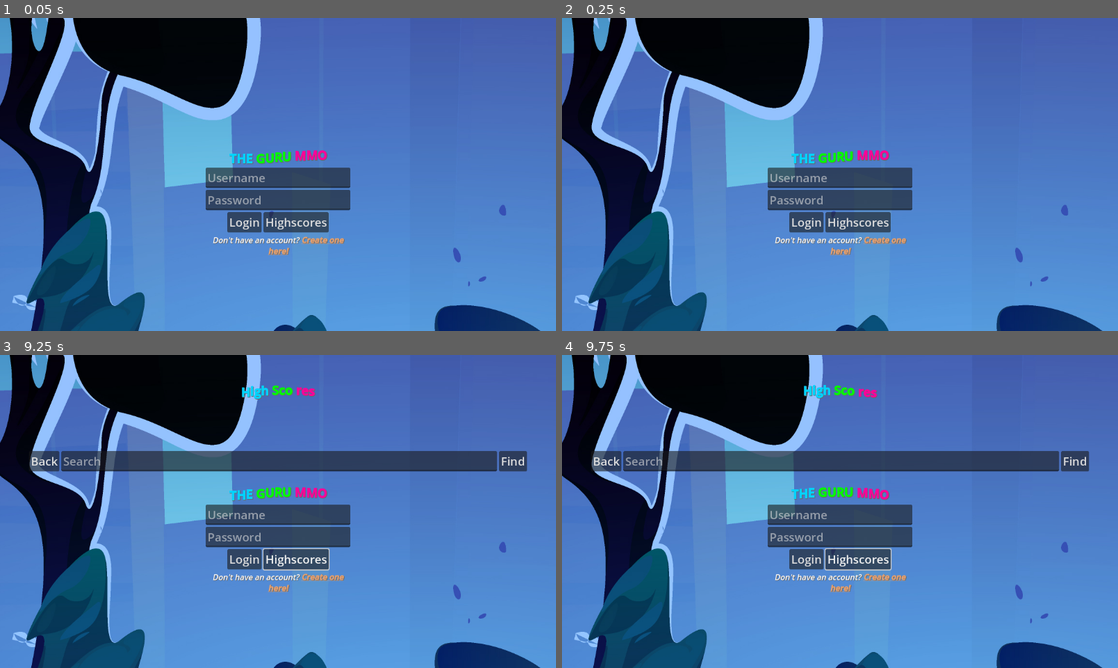
Above: before the commit, frames 1-4 (two rows, left to right).
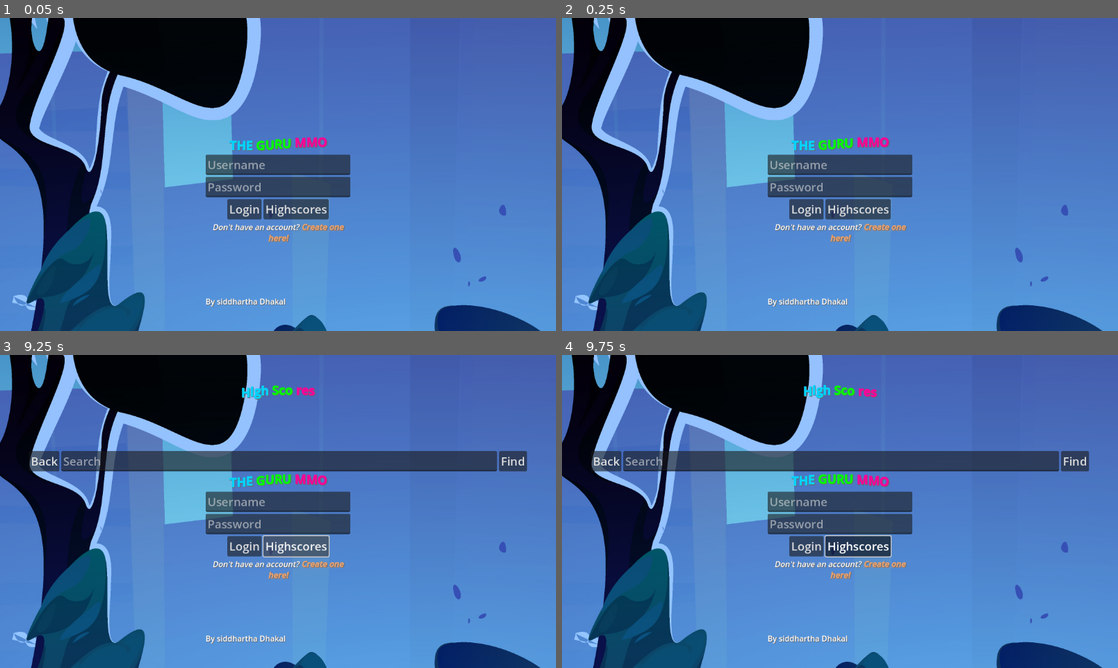
Above: after the commit, the same moments.

Repository: GuruOrGoru/mmo
Game: Godot game, scene res://states/connected/connected.tscn
The game is run twice, just before and just after one commit, with the same random seed, the same clock (stepped at 60 frames per second) and the same inputs. This scene is started directly instead of the project's main scene.
Inputs (mouse positions are in pixels of both pictures, inside the frame that each line leads up to):
- Up to frame 1 (0.05 s): no input
- Up to frame 2 (0.25 s): no input
- Up to frame 3 (9.25 s): click "Login" at 0.5 s; click "Highscores" at 1.25 s; click (278, 461) at 2.02 s; type "12" at 2.1 s; click "Find" at 2.75 s; click "Find" at 3.5 s; click "Login" at 4.25 s; click "Highscores" at 5 s; click "Find" at 5.75 s; click "Login" at 6.5 s; click "Highscores" at 7.25 s; click "Back" at 8 s; tap Enter at 8.75 s; move the mouse to (278, 549) at 8.77 s; click (278, 549) at 8.92 s
- Up to frame 4 (9.75 s): click (840, 549) at 9.67 s

The runs differ from the first frame. In frame 1, 4.6% of the frame differs, in the area x 37-63%, y 38-93%; in frame 2, 4.6%; in frame 3, 4.7%, in the area x 37-63%, y 9-93%; in frame 4, 4.7%.

Commit message:
Update readme

Diff:
--- a/client/states/connected/connected.tscn
+++ b/client/states/connected/connected.tscn
@@ -78,3 +78,8 @@
 scroll_following = true
 script = ExtResource("2_kh2bm")
 metadata/_custom_type_script = "uid://c8bxtyf0f5gc0"
+
+[node name="RichTextLabel2" type="RichTextLabel" parent="UI/MarginContainer/VBoxContainer"]
+layout_mode = 2
+text = "By siddhartha Dhakal"
+fit_content = true
Not shown, changed: client/mmo33/exports/Client.apple-touch-icon.png.import
Not shown, changed: client/mmo33/exports/Client.icon.png.import
Not shown, changed: client/mmo33/exports/Client.png.import
Not shown, added: README.md
Not shown, added: ss/screenshot-2025-11-20_22-00-00.png
Not shown, added: ss/screenshot-2025-11-20_22-00-28.png
Not shown, added: ss/screenshot-2025-11-20_22-01-03.png
Not shown, added: ss/screenshot-2025-11-20_22-01-13.png
